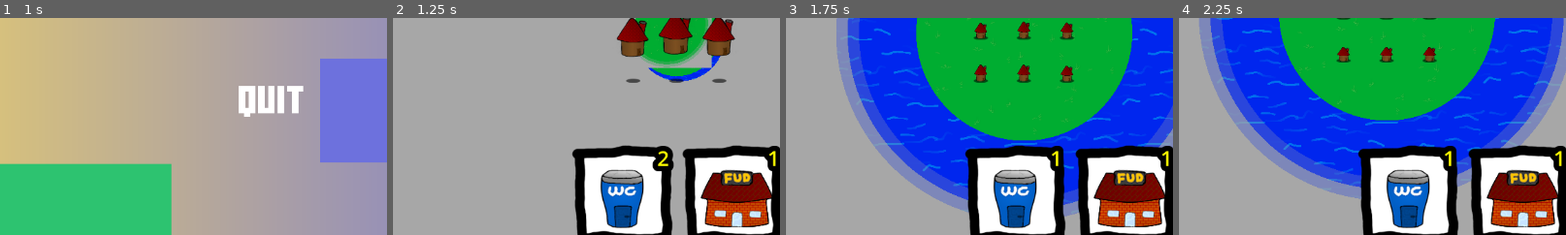
Above: before the commit, frames 1-4 (left to right).
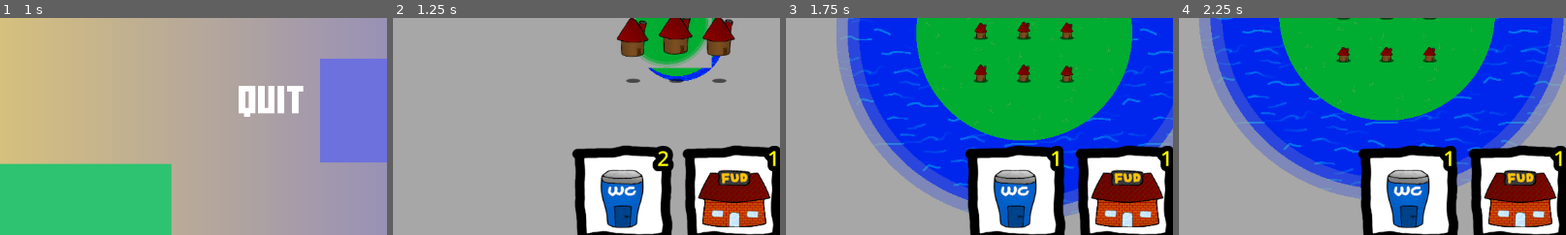
Above: after the commit, the same moments.

Repository: Viggzta/gmtk-jam-2024
Game: Godot game, scene res://main_menu.tscn
Two runs of this game, one before a commit and one after it. Both use one fixed random seed, a clock stepped at 60 frames per second and the inputs below. Sound files missing from this copy of the repository are replaced by a short silence.
Inputs (mouse positions are % of the whole screen's width and height, from its top left):
- Up to frame 1 (1 s): click (49, 36) at 0.5 s
- Up to frame 2 (1.25 s): no input
- Up to frame 3 (1.75 s): tap Enter at 1.25 s; move the mouse to (44, 40) at 1.27 s; press the mouse at (44, 40) at 1.28 s; hold D (right) from 1.28 s (still down)
- Up to frame 4 (2.25 s): move the mouse to (35, 50) at 2.02 s; release D (right) at 2.03 s; release the mouse at (35, 50) at 2.03 s; hold S (down) from 2.03 s (still down); right-click (35, 50) at 2.1 s; click (35, 50) at 2.17 s
The pictures show only the part of the screen within x 13-63%, y 47-96%; the shares and areas given below are measured in that part.

Frame 1 is identical in both runs. In frame 2, 1.8% of the frame differs, in the area x 78-98%, y 69-97%; in frame 3, 1.8%; in frame 4, 1.8%.

Commit message:
fix: centered donkish and donkish shadow

Diff:
--- a/src/scenes/buildings/donken.tscn
+++ b/src/scenes/buildings/donken.tscn
@@ -26,6 +26,6 @@
 [node name="Sprite2D" type="Sprite2D" parent="."]
 modulate = Color(1, 1, 1, 0.572549)
 z_index = -3000
-position = Vector2(4, 38.5)
+position = Vector2(-1, 38)
 scale = Vector2(0.9375, 0.546875)
 texture = ExtResource("3_reah8")
Binary file changed: src/art/buildings/donken.png
